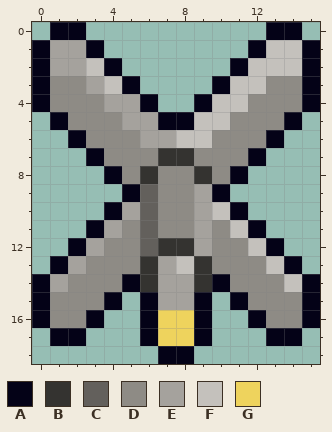
Two versions of one pixel-art sprite, Assets/Textures/Enemies/Disabler/disabler_right_x.png. Above, as it was before the edit.
The file is 16x19 pixels.
Palette (. is transparent): A #040217  B #343330  C #63605c  D #8e8b85  E #a5a29d  F #c4c1bc  G #eed35d
Once edited:
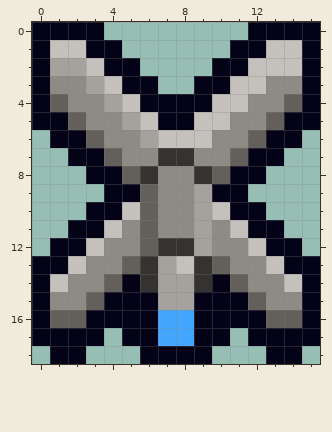
Diff:
{"colour":"G","old":"#eed35d","new":"#43a6fc"}
{"y":0,"x":0,"old":".","new":"A"}
{"y":0,"x":3,"old":".","new":"A"}
{"y":0,"x":12,"old":".","new":"A"}
{"y":0,"x":15,"old":".","new":"A"}
{"y":1,"x":1,"old":"EE","new":"FF"}
{"y":1,"x":4,"old":".","new":"A"}
{"y":1,"x":11,"old":".","new":"A"}
{"y":2,"x":5,"old":".","new":"A"}
{"y":2,"x":10,"old":".","new":"A"}
{"y":3,"x":6,"old":".","new":"A"}
{"y":3,"x":9,"old":".","new":"A"}
{"y":4,"x":1,"old":"D","new":"C"}
{"y":4,"x":5,"old":"E","new":"F"}
{"y":4,"x":7,"old":"..","new":"AA"}
{"y":4,"x":14,"old":"D","new":"C"}
{"y":5,"x":0,"old":".","new":"A"}
{"y":5,"x":2,"old":"D","new":"C"}
{"y":5,"x":6,"old":"E","new":"F"}
{"y":5,"x":13,"old":"D","new":"C"}
{"y":5,"x":15,"old":".","new":"A"}
{"y":6,"x":1,"old":".","new":"A"}
{"y":6,"x":3,"old":"D","new":"C"}
{"y":6,"x":7,"old":"E","new":"F"}
{"y":6,"x":12,"old":"D","new":"C"}
{"y":6,"x":14,"old":".","new":"A"}
{"y":7,"x":2,"old":".","new":"A"}
{"y":7,"x":4,"old":"D","new":"C"}
{"y":7,"x":11,"old":"D","new":"C"}
{"y":7,"x":13,"old":".","new":"A"}
{"y":8,"x":3,"old":".","new":"A"}
{"y":8,"x":5,"old":"D","new":"C"}
{"y":8,"x":10,"old":"D","new":"C"}
{"y":8,"x":12,"old":".","new":"A"}
{"y":9,"x":4,"old":".","new":"A"}
{"y":9,"x":11,"old":".","new":"A"}
{"y":10,"x":3,"old":".","new":"A"}
{"y":10,"x":5,"old":"E","new":"F"}
{"y":10,"x":12,"old":".","new":"A"}
{"y":11,"x":2,"old":".","new":"A"}
{"y":11,"x":4,"old":"E","new":"F"}
{"y":11,"x":13,"old":".","new":"A"}
{"y":12,"x":1,"old":".","new":"A"}
{"y":12,"x":3,"old":"E","new":"F"}
{"y":12,"x":14,"old":".","new":"A"}
{"y":13,"x":0,"old":".","new":"A"}
{"y":13,"x":2,"old":"E","new":"F"}
{"y":13,"x":5,"old":"D","new":"C"}
{"y":13,"x":10,"old":"D","new":"C"}
{"y":13,"x":15,"old":".","new":"A"}
{"y":14,"x":1,"old":"E","new":"F"}
{"y":14,"x":4,"old":"D","new":"C"}
{"y":14,"x":11,"old":"D","new":"C"}
{"y":15,"x":3,"old":"D","new":"C"}
{"y":15,"x":5,"old":".","new":"A"}
{"y":15,"x":10,"old":".","new":"A"}
{"y":15,"x":12,"old":"D","new":"C"}
{"y":16,"x":1,"old":"DD","new":"CC"}
{"y":16,"x":4,"old":"..","new":"AA"}
{"y":16,"x":10,"old":"..","new":"AA"}
{"y":16,"x":13,"old":"DD","new":"CC"}
{"y":17,"x":0,"old":".","new":"A"}
{"y":17,"x":3,"old":".","new":"A"}
{"y":17,"x":5,"old":".","new":"A"}
{"y":17,"x":10,"old":".","new":"A"}
{"y":17,"x":12,"old":".","new":"A"}
{"y":17,"x":15,"old":".","new":"A"}
{"y":18,"x":1,"old":"..","new":"AA"}
{"y":18,"x":6,"old":".","new":"A"}
{"y":18,"x":9,"old":".","new":"A"}
{"y":18,"x":13,"old":"..","new":"AA"}
{"label":"changed","picture_box":[32,22,320,364]}
